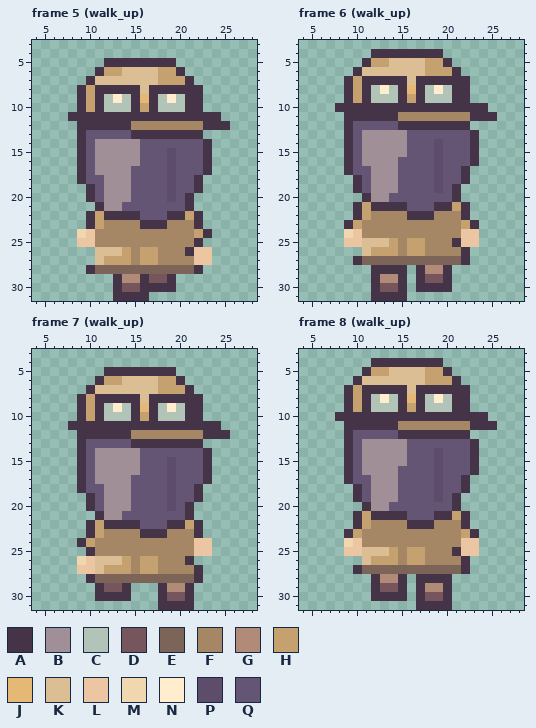
Pixel-art file, stored at Art/Characters/NPC32/residents/pip.aseprite. This is how it looked before the edit.
32x32 pixels, 22 frames. Colours within 5 levels of each other are drawn and written as one. Shown: frame 5 (walk_up): x 4..28, y 3..31; frame 6 (walk_up): x 4..28, y 3..31; frame 7 (walk_up): x 4..28, y 3..31; frame 8 (walk_up): x 4..28, y 3..31. The commit also changed other frames, which this record leaves out.
Palette (. is transparent): A #453447  B #a08f97  C #b2c3b8  D #76555c  E #7d6459  F #a58665  G #b18a78  H #c5a16f  J #e6b875  K #dbbe93  L #ecc5a3  M #f0d7af  N #ffedce  P #5d4d6a  Q #655575
The same view after the edit:
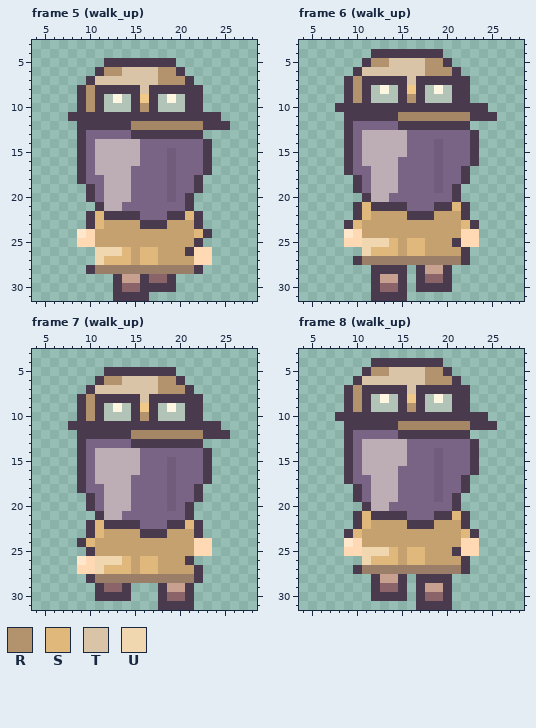
Colours new in this view: R #b3926e  S #e0b87c  T #d9c4a8  U #f0d7af
The exact change:
@@ palette @@
-A #453447
+A #4a3a4e
-B #a08f97
+B #bdadb4
-D #76555c
+D #8a6468
-E #7d6459
+E #9b7e67
-G #b18a78
+G #c8a090
-J #e6b875
+J #f0c888
-L #ecc5a3
+L #ffd8b4
-M #f0d7af
+M #ffe7cb
-N #ffedce
+N #fff6e2
-P #5d4d6a
+P #715c7c
-Q #655575
+Q #7a6486
--- frame 5 (walk_up), layers "Headwear", "Clothing"
@@ x 8..22 @@
  5 ....AAAAAAAA...
- 6 ...AHHKKKKHHA..
- 7 ..AKKKKKKKHHHA.
- 8 .AHAAAAAKAAAAAA
- 9 .AHACNCAJACNCAA
-10 .AHACCCAHACCCAA
+ 6 ...ARRTTTTRRA..
+ 7 ..ATTTTTTTRRRA.
+ 8 .ARAAAAATAAAAAA
+ 9 .ARACNCAJACNCAA
+10 .ARACCCARACCCAA
 11 AAAAAAAAAAAAAAA
@@ x 9..24 @@
 21 ..ABBQQQQQQQA...
-22 .AHAAAAQQQAAHA..
-23 .AHFFFFAAAFFFA..
-24 MLFFFFFFFFFFFHA.
-25 LLFFFFFFFFFFFA..
-26 ..KKKHFHHFFFALL.
-27 ..KHHHFHHFFFFLL.
+22 .ASAAAAQQQAASA..
+23 .ASHHHHAAAHHHA..
+24 MLHHHHHHHHHHHSA.
+25 LLHHHHHHHHHHHA..
+26 ..UUUSHSSHHHALL.
+27 ..USSSHSSHHHHLL.
 28 .AEEEEEEEEEEEA..
--- frame 6 (walk_up), layers "Headwear", "Clothing"
@@ x 8..22 @@
  4 ....AAAAAAAA...
- 5 ...AHHKKKKHHA..
- 6 ..AKKKKKKKHHHA.
- 7 .AHAAAAAKAAAAAA
- 8 .AHACNCAJACNCAA
- 9 .AHACCCAHACCCAA
+ 5 ...ARRTTTTRRA..
+ 6 ..ATTTTTTTRRRA.
+ 7 .ARAAAAATAAAAAA
+ 8 .ARACNCAJACNCAA
+ 9 .ARACCCARACCCAA
 10 AAAAAAAAAAAAAAA
@@ x 8..24 @@
 20 ...ABBQQQQQQQA...
-21 ..AHAAAAQQQAAHA..
-22 ..AHFFFFAAAFFFA..
-23 .AHFFFFFFFFFFFHA.
-24 .MLFFFFFFFFFFFLL.
-25 .LLKKKHFHHFFFALL.
-26 ...KHHHFHHFFFFA..
+21 ..ASAAAAQQQAASA..
+22 ..ASHHHHAAAHHHA..
+23 .ASHHHHHHHHHHHSA.
+24 .MLHHHHHHHHHHHLL.
+25 .LLUUUSHSSHHHALL.
+26 ...USSSHSSHHHHA..
 27 ..AEEEEEEEEEEEA..
--- frame 7 (walk_up), layers "Headwear", "Clothing"
@@ x 8..22 @@
  5 ....AAAAAAAA...
- 6 ...AHHKKKKHHA..
- 7 ..AKKKKKKKHHHA.
- 8 .AHAAAAAKAAAAAA
- 9 .AHACNCAJACNCAA
-10 .AHACCCAHACCCAA
+ 6 ...ARRTTTTRRA..
+ 7 ..ATTTTTTTRRRA.
+ 8 .ARAAAAATAAAAAA
+ 9 .ARACNCAJACNCAA
+10 .ARACCCARACCCAA
 11 AAAAAAAAAAAAAAA
@@ x 8..23 @@
 21 ...ABBQQQQQQQA..
-22 ..AHAAAAQQQAAHA.
-23 ..AHFFFFAAAFFFA.
-24 .AHFFFFFFFFFFFLL
-25 ..AFFFFFFFFFFFLL
-26 .MLKKKHFHHFFFA..
-27 .LLKHHHFHHFFFFA.
+22 ..ASAAAAQQQAASA.
+23 ..ASHHHHAAAHHHA.
+24 .ASHHHHHHHHHHHLL
+25 ..AHHHHHHHHHHHLL
+26 .MLUUUSHSSHHHA..
+27 .LLUSSSHSSHHHHA.
 28 ..AEEEEEEEEEEEA.
--- frame 8 (walk_up), layers "Headwear", "Clothing": the same change as frame 6 (walk_up)
Pixel boxes of the changes (left, top, right, bottom) in both pictures:
changed: (68, 58, 230, 301)
changed: (335, 49, 497, 301)
changed: (68, 367, 230, 610)
changed: (335, 358, 497, 610)
